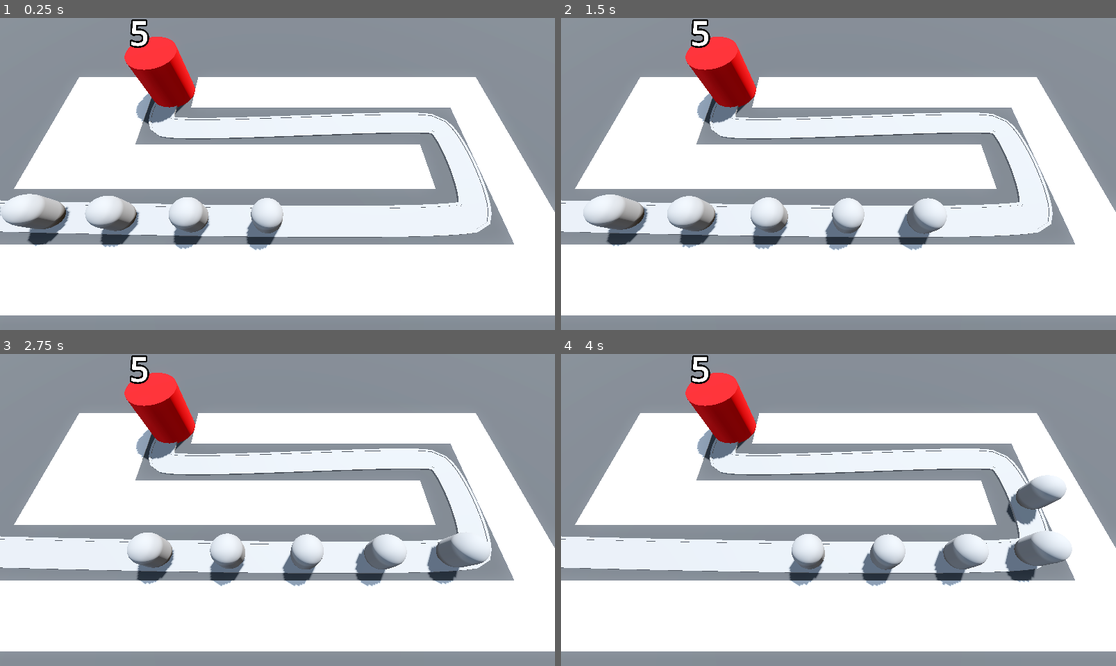
Above: before the commit, frames 1-4 (two rows, left to right).
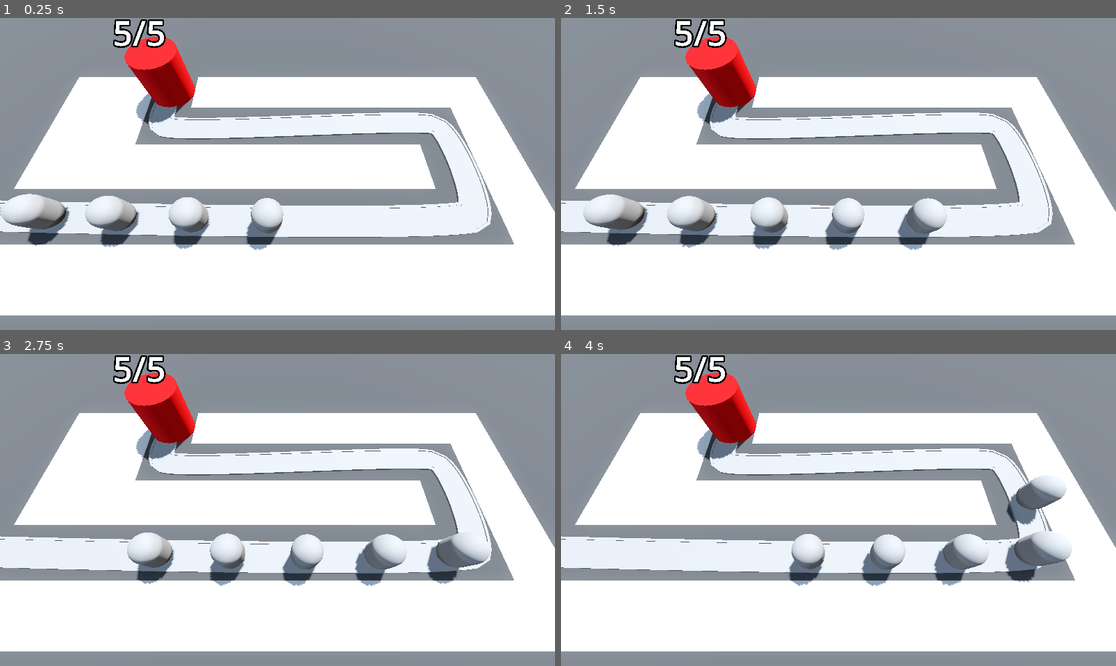
Above: after the commit, the same moments.

Repository: yubinex/barbarian-blaster
Game: Godot game, scene res://base_level.tscn
Same seed, same stepped clock (60 frames per second), same inputs: the game is played once before the commit and once after it.
Inputs:
- Up to frame 1 (0.25 s): no input
- Up to frame 2 (1.5 s): no input
- Up to frame 3 (2.75 s): no input
- Up to frame 4 (4 s): no input

The runs differ from the first frame. In frame 1, 0.6% of the frame differs, in the area x 20-30%, y 0-10%; in frame 2, 0.6%; in frame 3, 0.6%; in frame 4, 0.6%.

Commit message:
feat: Add dynamic color and text to health label
Updates the health display logic for the base to provide better visual feedback.

- Modifies `base/base.gd` to update the `label_3d` text to a "current/max" format.
- Implements dynamic color change for the health label, transitioning from red to white as health increases.
- Includes minor formatting adjustments in `GEMINI.md` and a trivial transform update in `base_level.tscn.

Diff:
--- a/base/base.gd
+++ b/base/base.gd
@@ -3,11 +3,16 @@
 
 @export var max_health: int = 5
 
+
 var current_health: int:
 	set(health_in):
 		current_health = health_in
 		print("health was updated")
-		label_3d.text = str(current_health)
+		label_3d.text = str(current_health) + "/" + str(max_health)
+		label_3d.modulate = Color.RED.lerp(
+			Color.WHITE,
+			float(current_health) / float(max_health)
+		)
 		if current_health < 1:
 			get_tree().reload_current_scene()
 
--- a/base_level.tscn
+++ b/base_level.tscn
@@ -98,7 +98,7 @@
 path_joined = false
 
 [node name="Enemy" parent="Path3D" instance=ExtResource("2_5vx1e")]
-transform = Transform3D(9.38923e-05, 0, -0.99999, 0, 1, 0, 0.99999, 0, 9.38922e-05, -21.8928, 0, 6.00543)
+transform = Transform3D(9.38923e-05, 0, -0.99999, 0, 1, 0, 0.99999, 0, 9.38923e-05, -21.8928, 0, 6.00543)
 
 [node name="Enemy2" parent="Path3D" instance=ExtResource("2_5vx1e")]
 transform = Transform3D(-0.0239826, 0, -0.999702, 0, 1, 0, 0.999702, 0, -0.0239826, -16.8945, 0, 6.13439)
Not shown, changed: GEMINI.md
